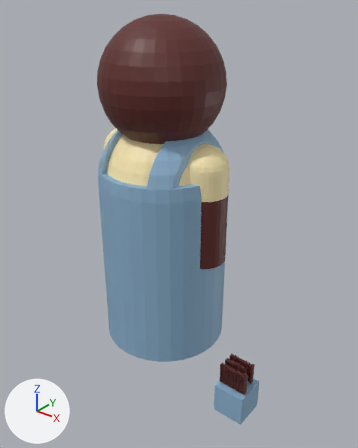
An edit to the glTF model land/Assets/FarmerStat_ani.gltf, drawn before and after from the same camera.
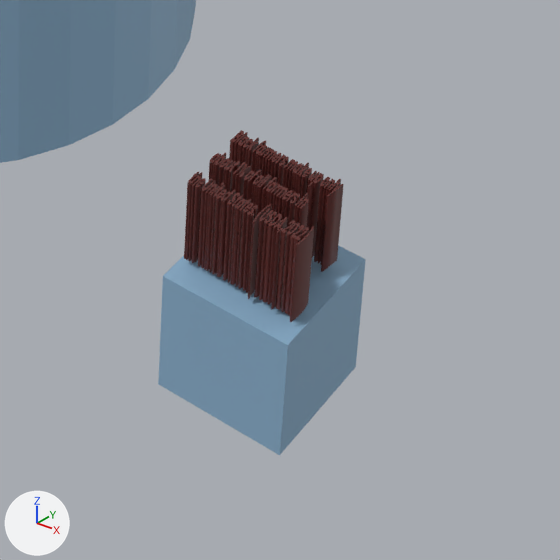
Each version is shown whole from a camera (50 mm lens) standing at (4.2, -6.71, 11.74) and looking at (-2.09, 1.15, 6.87), then close up on the part from 50% to 84% of the width and 72% to 100% of the height. Every picture has the same lights, and +X, +Y and +Z are marked at lower left. Where no turn or scale is listed for an object, it has been applied to the vertices. Vertices at the same position are counted once.

In view in the first close-up: 'FarmerFull', 'statCube'.
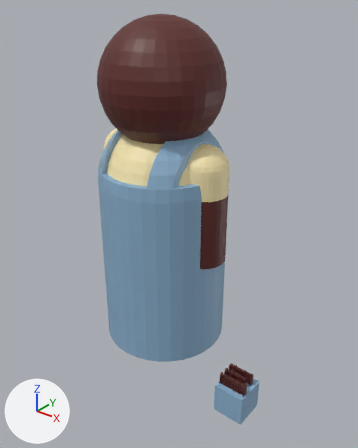
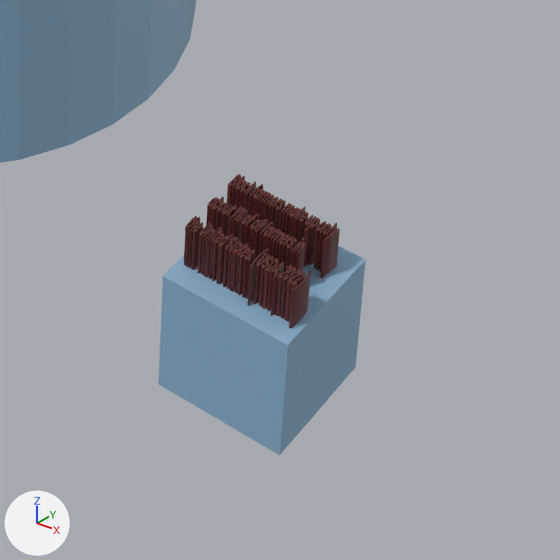
Edits to the scene script, one JSON object a line:
```json
{"block": "me_cube_007", "where": "# used by ob_statcube; location = (-1.172, -0.5, 0.5)"}
{"op": "remove", "block": "me_cube_007", "code": "me_cube_007.from_pydata(...)  # 21184 vertices, 42172 faces; spans x -1.07..-0.07, y 3.62..4.62, z -0.98..0.75"}
{"op": "add", "block": "me_cube_007", "code": "me_cube_007.from_pydata(...)  # 21184 vertices, 42172 faces; spans x -1.07..-0.07, y 3.62..4.62, z -0.98..0.36"}
{"block": "me_cube_007", "change": "me_cube_007 part 1: the loose piece of 22 vertices spanning x -0.34..-0.3, y 3.79..3.93, z 0.08..0.75 is moved by (0.0, 0.0, -0.39)"}
{"block": "me_cube_007", "change": "me_cube_007 part 2: a new loose piece, a box spanning x -0.8343..-0.8244, y 3.7935..3.902, z -0.3039..0.3627, in mat_brown (dark red #5e2824)"}
{"block": "me_cube_007", "change": "me_cube_007 part 3: a new loose piece, a box spanning x -0.3391..-0.3291, y 4.0601..4.1686, z -0.3039..0.3627, in mat_brown (dark red #5e2824)"}
{"block": "me_cube_007", "change": "me_cube_007 part 4: the loose piece of 110 vertices spanning x -0.41..-0.39, y 4.06..4.17, z 0.08..0.75 is moved by (0.0, 0.0, -0.39)"}
{"block": "me_cube_007", "change": "me_cube_007 part 5: the loose piece of 110 vertices spanning x -0.53..-0.51, y 4.06..4.17, z 0.08..0.75 is moved by (0.0, 0.0, -0.39)"}
{"block": "me_cube_007", "change": "me_cube_007 part 6: a new loose piece, a box spanning x -0.6219..-0.6119, y 4.0601..4.204, z -0.3039..0.3627, in mat_brown (dark red #5e2824)"}
{"block": "me_cube_007", "change": "me_cube_007 part 7: a new loose piece, a box spanning x -0.6391..-0.6291, y 4.0601..4.204, z -0.3039..0.3627, in mat_brown (dark red #5e2824)"}
{"block": "me_cube_007", "change": "me_cube_007 part 8: the loose piece of 12 vertices spanning x -0.84..-0.82, y 4.06..4.2, z 0.08..0.75 is moved by (0.0, 0.0, -0.39)"}
{"block": "me_cube_007", "change": "me_cube_007 part 9: the loose piece of 16 vertices spanning x -0.23..-0.19, y 4.28..4.44, z 0.08..0.75 is moved by (0.0, 0.0, -0.39)"}
{"block": "me_cube_007", "change": "me_cube_007 part 10: a new loose piece, a box spanning x -0.2403..-0.2304, y 4.3268..4.4707, z -0.3039..0.3627, in mat_brown (dark red #5e2824)"}
{"block": "me_cube_007", "change": "me_cube_007 part 11: 29 loose pieces with 3188 vertices, spanning x -1.03..-0.12, y 3.75..4.48, z 0.08..0.75, are deleted"}
{"block": "me_cube_007", "change": "me_cube_007 part 12: 20866 vertices added at x -1.03..-0.12, y 3.75..4.48, z -0.3..0.36"}
{"block": "me_cube_007", "change": "me_cube_007 part 13: 17718 vertices removed from x -1.03..-0.15, y 3.79..4.46, z 0.08..0.75"}
```

Changed parts and their boxes [x1, y1, x2, y2] in the close-ups (560 x 560 px; the box of a moved part takes in the faces that stretch with it):
```json
{"object": "statCube", "change": "reshaped", "before": [158, 130, 366, 455], "after": [158, 174, 366, 455], "on screen": "13% shorter"}
{"part": 1, "of": "me_cube_007", "change": "moved or reshaped", "before": [268, 217, 287, 304], "after": [267, 262, 284, 311]}
{"part": 2, "of": "me_cube_007", "change": "added", "after": [206, 231, 218, 277]}
{"part": 3, "of": "me_cube_007", "change": "added", "after": [290, 241, 301, 267]}
{"part": 4, "of": "me_cube_007", "change": "moved or reshaped", "before": [285, 192, 297, 227], "after": [281, 236, 294, 272]}
{"part": 5, "of": "me_cube_007", "change": "moved or reshaped", "before": [269, 184, 282, 207], "after": [266, 229, 278, 255]}
{"part": 6, "of": "me_cube_007", "change": "added", "after": [254, 220, 269, 260]}
{"part": 7, "of": "me_cube_007", "change": "added", "after": [253, 219, 266, 250]}
{"part": 8, "of": "me_cube_007", "change": "moved or reshaped", "before": [232, 162, 245, 191], "after": [229, 206, 243, 236]}
{"part": 9, "of": "me_cube_007", "change": "moved or reshaped", "before": [321, 182, 344, 272], "after": [320, 227, 340, 278]}
{"part": 10, "of": "me_cube_007", "change": "added", "after": [325, 223, 337, 238]}
{"part": 11, "of": "me_cube_007", "change": "deleted", "before": [184, 132, 341, 322]}
{"part": 12, "of": "me_cube_007", "change": "added", "after": [184, 174, 331, 329]}
{"part": 13, "of": "me_cube_007", "change": "deleted", "before": [192, 130, 330, 316]}
```
